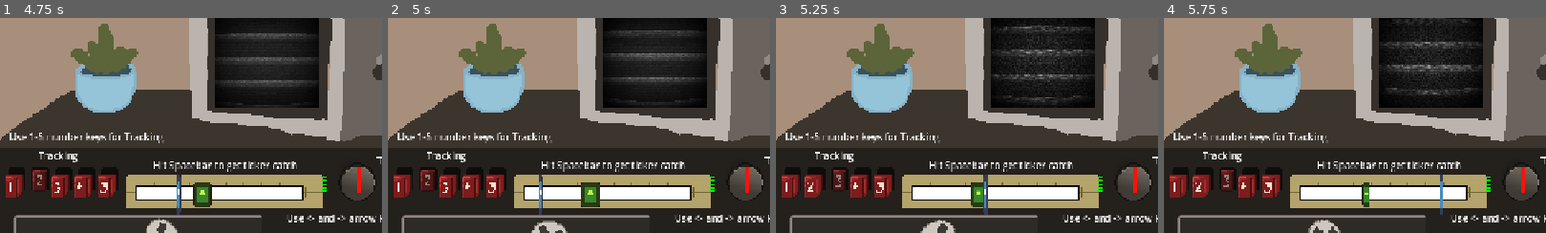
Above: before the commit, frames 1-4 (left to right).
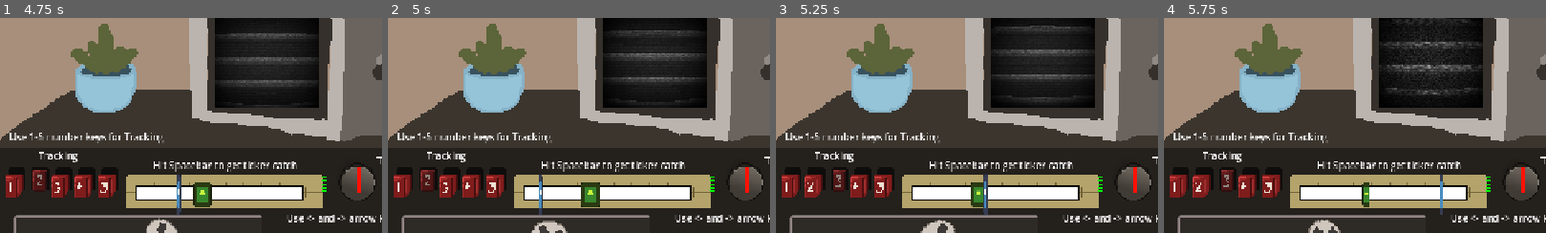
Above: after the commit, the same moments.

Repository: Sleeping-Robot-Games/video-planet
Game: Godot game, scene res://title/title.tscn
Two runs of this game, one before a commit and one after it. Both use one fixed random seed, a clock stepped at 60 frames per second and the inputs below. The engine's default icon, where the game draws it, is replaced by a stand-in: a white triangle on a blue panel in a dark square. Video files are missing from this copy of the repository; at most half a second of black plays in their place.
Inputs (mouse positions are % of the whole screen's width and height, from its top left):
- Up to frame 1 (4.75 s): tap Enter (rewind) at 0.5 s; hold Right (dial_right) 0.53-1.25 s; tap 1 (1) at 0.6 s; click "Backroom" at 1.25 s; click "Rewind (Enter)" at 2 s; click "Rewind (Enter)" at 2.75 s; click (39, 66) at 3.5 s; click (43, 66) at 4.25 s
- Up to frame 2 (5 s): no input
- Up to frame 3 (5.25 s): click (46, 66) at 5 s
- Up to frame 4 (5.75 s): no input
The pictures show only the part of the screen within x 38-88%, y 27-77%; the shares and areas given below are measured in that part.

Frames 1-2 are identical in both runs. In frame 3, 0.4% of the frame differs, in the area x 57-80%, y 3-39%; in frame 4, nothing differs.

Commit message:
more Storefront SFX

Diff:
--- a/audio/audio.gd
+++ b/audio/audio.gd
@@ -11,9 +11,11 @@
 	'footstep_carpet_2': 0,
 	'footstep_tile_1': 0,
 	'footstep_tile_2': 0,
+	'place_item': 0,
 	'rental_return_bad_review': 0,
 	'rental_return_good_review': 0,
 	'rental_return_no_review': 0,
+	'service_bell': 0,
 	'storefront_door_entry_1': 0,
 	'storefront_door_entry_2': 0,
 	'storefront_door_exit_1': 0,
Not shown, added: audio/sfx/place_item.wav.import
Not shown, added: audio/sfx/service_bell.wav.import
Not shown: 1 places in backroom/backroom.tscn that only renumber resources
Not shown, added: audio/sfx/place_item.wav
Not shown, added: audio/sfx/service_bell.wav
